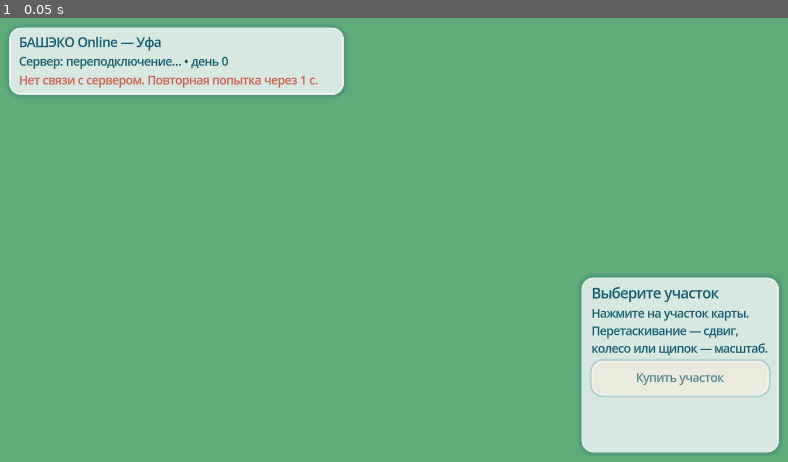
Above: before the commit, frame 1.
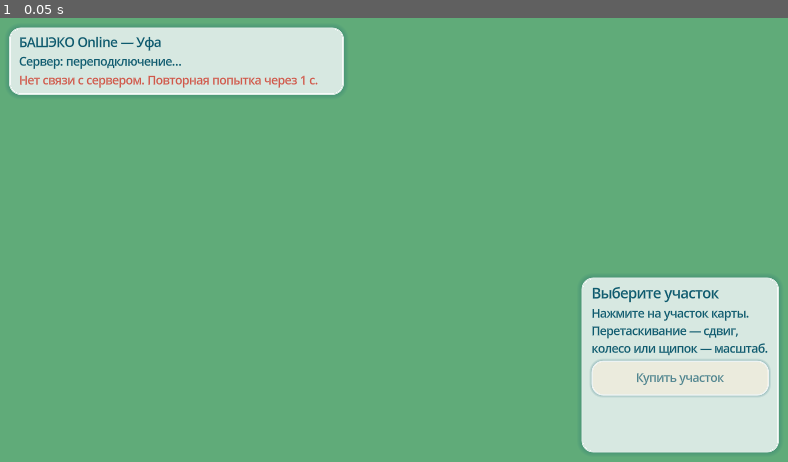
Above: after the commit, the same moment.

Repository: maillunex-lang/ufaeco
Game: Godot game, scene res://scenes/main.tscn
Same seed, same stepped clock (60 frames per second), same inputs: the game is played once before the commit and once after it.
Inputs:
- Up to frame 1 (0.05 s): no input

The runs differ from the first frame. In frame 1, less than 0.1% of the frame differs, in the area x 23-29%, y 8-12%.

Commit message:
Stage 1: game clock and weekly tick
World clock (world_clock/world_ticks), Ufa-time calendar (month = 24h from
09:00 UTC+5, week = 6h), tick runner with advisory lock, deterministic RNG,
phase/month/year skeletons, catch-up, scheduler, snapshot clock, Godot clock
HUD. Remove prototype economy day, NPC trader, loans and prices. Tests, docs.

Co-Authored-By: Claude Sonnet 5.5 <noreply@anthropic.com>
Claude-Session: https://claude.ai/code/session_01Mco3UQUXAKKZfrNee9YLfB

Diff:
--- a/protocol/protocol.json
+++ b/protocol/protocol.json
@@ -27,14 +27,9 @@
     "company.get",
     "company.journal",
     "enterprise.create",
-    "economy.get_catalog",
-    "economy.get_prices",
-    "economy.trade",
-    "bank.get_loan",
-    "bank.take_loan",
-    "bank.repay_loan",
     "map.get_city",
-    "map.buy_lot"
+    "map.buy_lot",
+    "catalog.get"
   ],
   "error_codes": [
     "invalid_message",
@@ -64,8 +59,6 @@
     "unknown_product",
     "insufficient_inventory",
     "company_bankrupt",
-    "loan_limit_exceeded",
-    "invalid_amount",
     "lot_taken",
     "lot_not_for_sale",
     "lot_not_owned",
--- a/scripts/main.gd
+++ b/scripts/main.gd
@@ -9,9 +9,8 @@
 var balance_cents: int = 0
 var _pending: Dictionary = {} # request_id -> Callable(payload)
 var _bootstrapped := false
-var _seen_day := -1
 var population: int = 0
-var catalog: Dictionary = {} # kind -> {cost_cents, wage_cents_per_day, recipe, zones}
+var catalog: Dictionary = {} # kind -> {cost_cents, zones}
 var _build_kinds: Array[String] = []
 
 @onready var status_label: Label = %Status
@@ -42,6 +41,7 @@
 	network.network_error.connect(func(m): error_label.text = m)
 	network.command_result_received.connect(_on_command_result)
 	network.world_snapshot_received.connect(_on_snapshot)
+	network.game_tick_changed.connect(_on_game_tick)
 	network.connect_to_world()
 
 
@@ -67,7 +67,7 @@
 	_refresh_status()
 	if state == "online" and not _bootstrapped:
 		_bootstrapped = true
-		_call("economy.get_catalog", {}, func(r):
+		_call("catalog.get", {}, func(r):
 			for k in r["enterprise_kinds"]:
 				catalog[str(k["kind"])] = k
 			_call("company.list", {}, _on_company_list))
@@ -90,12 +90,14 @@
 	_load_city(true)
 
 
-## Город растёт по экономическим дням: при смене дня подтягиваем свежую карту.
-func _on_snapshot(snapshot: Dictionary) -> void:
-	var day := int(snapshot.get("economy_day", 0))
-	if _seen_day >= 0 and day != _seen_day and company_id != "":
+## Город растёт по игровым неделям: при смене недели подтягиваем свежую карту.
+func _on_snapshot(_snapshot: Dictionary) -> void:
+	_refresh_status()
+
+
+func _on_game_tick(_tick: int) -> void:
+	if company_id != "":
 		_load_city(false)
-	_seen_day = day
 
 
 func _load_city(fit: bool) -> void:
@@ -145,10 +147,8 @@
 	var text := "%s «%s»" % [BashFormat.kind(k), str(building["name"])]
 	var info: Dictionary = catalog.get(k, {})
 	if not info.is_empty():
-		text += "\nЗарплаты: %s в день" % BashFormat.money(int(info["wage_cents_per_day"]))
-		var r := BashFormat.recipe(info.get("recipe"))
-		if r != "":
-			text += "\nПроизводство: " + r
+		text += "\nСтоимость постройки: %s" % BashFormat.money(int(info["cost_cents"]))
+	text += "\nПроизводство появится на следующих этапах."
 	var owner = lot.get("owner_company_id")
 	text += "\nВладелец: %s%s" % [str(lot.get("owner_name", "—")), " (вы)" if owner != null and str(owner) == company_id else ""]
 	return text
@@ -211,4 +211,5 @@
 func _refresh_status() -> void:
 	var money := "" if company_id == "" else " • %s: %s" % [company_name, BashFormat.money(balance_cents)]
 	var pop := "" if population == 0 else " • население: %s" % BashFormat.thousands(population)
-	status_label.text = "Сервер: %s • день %d%s%s" % [network.status_text_ru(), network.economy_day, pop, money]
+	var clock_text := network.clock_text_ru()
+	status_label.text = "Сервер: %s%s%s%s%s" % [network.status_text_ru(), "" if clock_text == "" else " • " + clock_text, pop, money, ""]
--- a/scripts/net/online_world_client.gd
+++ b/scripts/net/online_world_client.gd
@@ -6,6 +6,8 @@
 signal connection_state_changed(state: String)
 signal world_snapshot_received(snapshot: Dictionary)
 signal server_tick_changed(tick: int)
+## Началась новая игровая неделя (изменился номер игрового тика).
+signal game_tick_changed(game_tick: int)
 signal command_result_received(request_id: String, payload: Dictionary)
 signal network_error(message_ru: String)
 
@@ -71,9 +73,9 @@
 var websocket_url: String = "ws://127.0.0.1:8080/ws"
 var connected: bool = false
 var last_server_tick: int = 0
-var economy_day: int = 0
-## Текущие цены по товарам, копейки: {"bread": 9500, ...}
-var prices: Dictionary = {}
+## Игровые часы мира из snapshot: tick, year, month, month_name, week (1..4), next_week_at, next_month_at, server_time (мс Unix).
+var clock: Dictionary = {}
+var _clock_offset_ms: float = 0.0 # server_time − локальное время на момент получения snapshot
 var player_id: String = ""
 var session_id: String = ""
 var state: String = "disconnected"
@@ -159,13 +161,36 @@
 func apply_snapshot(snapshot: Dictionary) -> void:
 	if not snapshot.has("server_tick"):
 		return
-	economy_day = int(snapshot.get("economy_day", economy_day))
-	prices = snapshot.get("prices", prices)
+	var new_clock: Dictionary = snapshot.get("clock", {})
+	if not new_clock.is_empty():
+		_clock_offset_ms = float(new_clock["server_time"]) - Time.get_unix_time_from_system() * 1000.0
+		var changed := clock.is_empty() or int(new_clock["tick"]) != int(clock["tick"])
+		clock = new_clock
+		if changed:
+			game_tick_changed.emit(int(clock["tick"]))
 	var tick := int(snapshot["server_tick"])
 	if tick != last_server_tick:
 		last_server_tick = tick
 		server_tick_changed.emit(tick)
 	world_snapshot_received.emit(snapshot)
+
+
+## «Март 2026 • неделя 2 • до новой недели 3 ч 12 мин»; пусто, пока часы не получены.
+func clock_text_ru() -> String:
+	if clock.is_empty():
+		return ""
+	var now_server := Time.get_unix_time_from_system() * 1000.0 + _clock_offset_ms
+	var left_ms := maxf(float(clock["next_week_at"]) - now_server, 0.0)
+	return "%s %d • неделя %d • новая неделя через %s" % [str(clock["month_name"]), int(clock["year"]), int(clock["week"]), _duration_ru(left_ms)]
+
+
+static func _duration_ru(ms: float) -> String:
+	var total := int(ms / 1000.0)
+	if total >= 3600:
+		return "%d ч %02d мин" % [total / 3600, (total % 3600) / 60]
+	if total >= 60:
+		return "%d мин %02d с" % [total / 60, total % 60]
+	return "%d с" % total
 
 
 func status_text_ru() -> String:
--- a/tests/godot/net_check.gd
+++ b/tests/godot/net_check.gd
@@ -46,8 +46,10 @@
 	check(await wait_until(func(): return ticks.size() >= 2 and client.last_server_tick > 0, 3.0), "server_tick растёт (%d)" % client.last_server_tick)
 	check(client.status_text_ru() == "в сети", "статус по-русски: " + client.status_text_ru())
 
-	check(client.prices.has("bread") and int(client.prices["bread"]) > 0, "цены из snapshot: %s" % str(client.prices))
-	check(client.economy_day >= 0, "экономический день в snapshot: %d" % client.economy_day)
+	check(not client.clock.is_empty(), "игровые часы в snapshot")
+	check(int(client.clock.get("week", 0)) >= 1 and int(client.clock.get("week", 0)) <= 4, "неделя игры 1..4: %s" % str(client.clock.get("week")))
+	check(float(client.clock.get("next_week_at", 0)) > float(client.clock.get("server_time", 1)), "следующая неделя в будущем")
+	check(client.clock_text_ru().find("неделя") != -1, "текст часов по-русски: " + client.clock_text_ru())
 
 	print("2. команды")
 	var rid: String = client.send_command("company.create", {"name": "Тест-" + login})
@@ -59,12 +61,12 @@
 	check(results.get(bad, {}).get("ok", true) == false, "клиентский баланс отклонён сервером")
 
 	var cid: String = results[rid]["result"]["company"]["id"]
-	var trade: String = client.send_command("economy.trade", {"company_id": cid, "product_id": "fuel", "side": "buy", "quantity": 5})
-	await wait_until(func(): return results.has(trade), 3.0)
-	check(results.get(trade, {}).get("ok", false) == true, "покупка у NPC-торгового дома")
-	var forged: String = client.send_command("economy.trade", {"company_id": cid, "product_id": "fuel", "side": "buy", "quantity": 1, "price_cents": 1})
-	await wait_until(func(): return results.has(forged), 3.0)
-	check(results.get(forged, {}).get("ok", true) == false, "клиент не может задать цену")
+	var cat: String = client.send_command("catalog.get", {})
+	await wait_until(func(): return results.has(cat), 3.0)
+	check(results.get(cat, {}).get("ok", false) == true, "каталог зданий получен")
+	var removed: String = client.send_command("economy.trade", {"company_id": cid, "product_id": "fuel", "side": "buy", "quantity": 1})
+	await wait_until(func(): return results.has(removed), 3.0)
+	check(results.get(removed, {}).get("error", {}).get("code", "") == "unknown_command", "старая торговля с NPC удалена")
 
 	print("2b. карта")
 	var mapq: String = client.send_command("map.get_city", {"city_id": "ufa"})
Not shown, changed: server/package.json
Not shown, changed: .env.example
Not shown, changed: ROADMAP.md
Not shown, changed: docs/GAME_ARCHITECTURE.md
Not shown, changed: docs/TIME_MODEL.md
Not shown, added: server/migrations/008_world_clock.sql
Not shown, changed: server/src/app.ts
Not shown, added: server/src/clock/calendar.ts
Not shown, added: server/src/clock/reset-cli.ts
Not shown, added: server/src/clock/runner.ts
Not shown, changed: server/src/commands/registry.ts
Not shown, changed: server/src/companies/catalog.ts
(and 15 more such lines)
